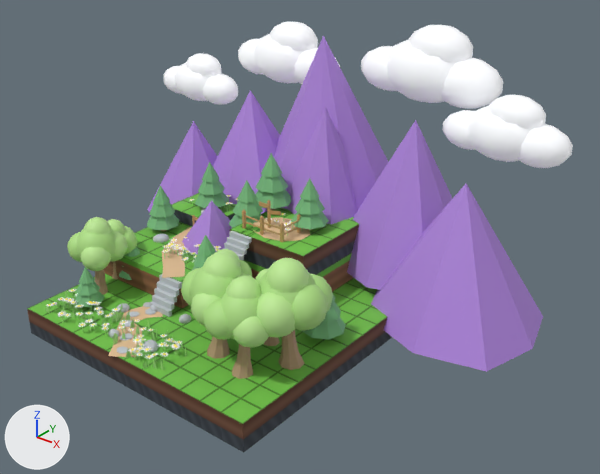
Before and after pictures for a commit that changed the glTF model Assets/Models_Exported/map_25d.glb.
One viewpoint serves both versions: a camera (50 mm lens) standing at (27.4, -16.2, 17.7) and looking at (7.6, 8.6, 2.3). The lights are fixed; the arrows at lower left show +X, +Y and +Z. The first picture is the older version. Where no turn or scale is listed for an object, it has been applied to the vertices. Vertices at exactly the same position are counted once.

The first picture shows 'SM_Cloud_01', 'SM_Cloud_02', 'SM_Cloud_03', 'SM_Cloud_04', 'SM_Fence_Wood_Overlook', 'SM_Mountains_Background', 'SM_Overlook_Dirt_Pad', 'SM_Signpost_Overlook', 'SM_Terrain_Chunk', 'SM_Tier2_Pavers', 'SM_Tree_Deciduous_01', 'SM_Tree_Deciduous_03', 'SM_Tree_Deciduous_05', 'SM_Tree_Deciduous_06', 'SM_Tree_Pine_06', 'SM_Tree_Pine_07' and 23 more.
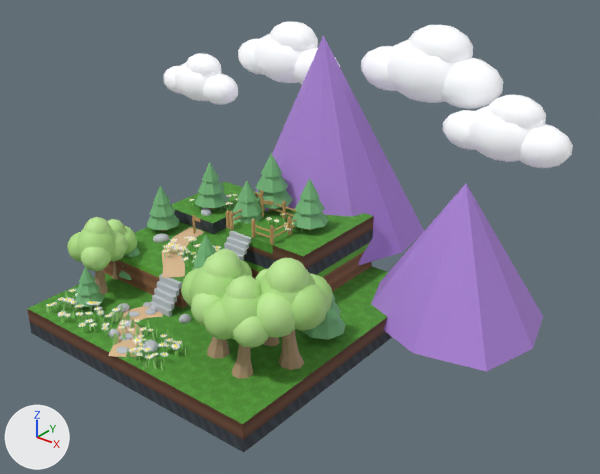
Location of each change, (x1, y1, x2, y2) in pixels of the pictures (600 x 474 px):
'SM_Mountains_Background', reshaped (27% narrower): before (147, 36, 543, 372); after (256, 36, 543, 372)
'SM_Terrain_Chunk', surface changed: (28, 193, 387, 424) in both
'SM_Tier2_Pavers', surface changed, reshaped: before (232, 224, 260, 237); after (226, 211, 304, 254)
'SM_Fence_Wood_Overlook', reshaped: before (242, 210, 301, 243); after (226, 201, 297, 244)
'SM_Overlook_Dirt_Pad', deleted (beige): before (253, 217, 310, 241)
'SM_Signpost_Overlook', moved: before (259, 200, 281, 228); after (254, 190, 273, 217)
part 1 of me_wooden_fence_mesh, deleted: before (242, 212, 246, 229)
part 2 of me_wooden_fence_mesh, deleted: before (260, 218, 264, 235)
part 3 of me_wooden_fence_mesh, deleted: before (280, 225, 284, 243)
part 4 of me_wooden_fence_mesh, added (orange): after (226, 201, 297, 244)
part 5 of me_mountains_mesh, deleted (purple): before (347, 120, 453, 290)
part 6 of me_mountains_mesh, deleted (purple): before (287, 107, 357, 224)
part 7 of me_mountains_mesh, deleted (purple): before (213, 90, 280, 204)
part 8 of me_mountains_mesh, deleted (purple): before (182, 200, 232, 254)
part 9 of me_mountains_mesh, deleted (purple): before (147, 121, 218, 213)

The change, as a list of edits to the scene's bpy script:
```text
Add img_tex_grass_clean:
    img_tex_grass_clean = load_image('tex_grass_clean', '_unpacked/tex_grass_clean', 512, 512, 'sRGB')
Change mat_mat_grass:
    mat_mat_grass.texture: img_tex_grass_grid -> img_tex_grass_clean
    mat_mat_grass.roughness: 0.65 -> 0.85
Change me_wooden_fence_mesh:
    used by ob_sm_fence_wood_overlook; location = (0.0, 0.0, 0.0)
    remove me_wooden_fence_mesh.from_pydata(...)  # 100 vertices, 144 faces; spans x 5.34..7.56, y 7.44..8.66, z 2.5..3.38
    add me_wooden_fence_mesh.from_pydata(...)  # 185 vertices, 306 faces; spans x 4.82..7.38, y 7.0..9.38, z 2.5..3.38
    me_wooden_fence_mesh part 1: the loose piece of 8 vertices spanning x 5.34..5.46, y 7.44..7.56, z 2.5..3.28 is deleted
    me_wooden_fence_mesh part 2: the loose piece of 8 vertices spanning x 6.34..6.46, y 7.44..7.56, z 2.5..3.28 is deleted
    me_wooden_fence_mesh part 3: the loose piece of 8 vertices spanning x 7.44..7.56, y 7.44..7.56, z 2.5..3.28 is deleted
    me_wooden_fence_mesh part 4: 153 vertices added at x 4.82..7.38, y 7.0..9.38, z 2.5..3.38
    other edits to the shape of me_wooden_fence_mesh do not show in these pictures
Change me_mountains_mesh:
    used by ob_sm_mountains_background; location = (0.0, 0.0, 0.0)
    remove me_mountains_mesh.from_pydata(...)  # 63 vertices, 56 faces; spans x -3.7..17.3, y 6.1..16.8, z -0.5..9.8
    add me_mountains_mesh.from_pydata(...)  # 20 vertices, 18 faces; spans x 0.6..17.3, y 7.8..16.8, z -0.5..9.8
    me_mountains_mesh part 5: the loose piece of 9 vertices spanning x 6.8..13.6, y 9.5..15.1, z 0.5..7.2 is deleted
    me_mountains_mesh part 6: the loose piece of 9 vertices spanning x 4.1..8.8, y 9.4..13.5, z 1.5..7.2 is deleted
    me_mountains_mesh part 7: the loose piece of 9 vertices spanning x -1.6..4.8, y 9.7..15.0, z 1.0..6.8 is deleted
    me_mountains_mesh part 8: the loose piece of 8 vertices spanning x 2.3..4.8, y 6.1..8.7, z 1.2..3.4 is deleted
    me_mountains_mesh part 9: the loose piece of 8 vertices spanning x -3.7..1.3, y 9.0..13.5, z 0.0..5.0 is deleted
Change me_signpost_mesh:
    used by ob_sm_signpost_overlook; location = (0.0, 0.0, 0.0)
    remove me_signpost_mesh.from_pydata(...)  # 29 vertices, 42 faces; spans x 5.65..6.686, y 8.143..8.413, z 2.5..3.82
    add me_signpost_mesh.from_pydata(...)  # 29 vertices, 42 faces; spans x 4.706..5.742, y 8.771..9.04, z 2.5..3.82
    me_signpost_mesh part 10: the whole mesh is moved by (-0.944, 0.628, 0.0)
Change me_landing_pavers_mesh:
    used by ob_sm_tier2_pavers; location = (0.0, 0.0, 0.0)
    remove me_landing_pavers_mesh.from_pydata(...)  # 36 vertices, 60 faces; spans x 5.18..6.12, y 6.99..7.96, z 2.1..2.52
    add me_landing_pavers_mesh.from_pydata(...)  # 50 vertices, 96 faces; spans x 4.8..7.4, y 6.99..9.4, z 2.1..2.52
    me_landing_pavers_mesh part 11: the whole mesh is rebuilt
Remove ob_sm_overlook_dirt_pad:
    ob_sm_overlook_dirt_pad = bpy.data.objects.new('SM_Overlook_Dirt_Pad', me_cylinder_007)
    ob_sm_overlook_dirt_pad.location = (6.7, 8.4, 2.51)
```
